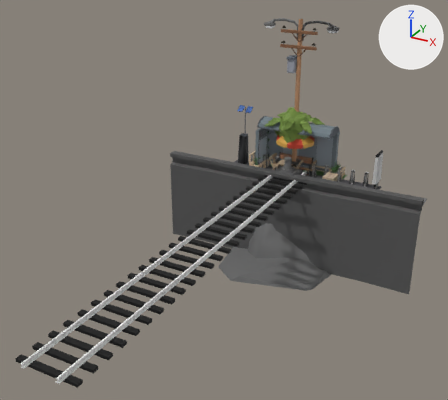
The Blender file models/street-props/street-props.blend, before and after one commit.
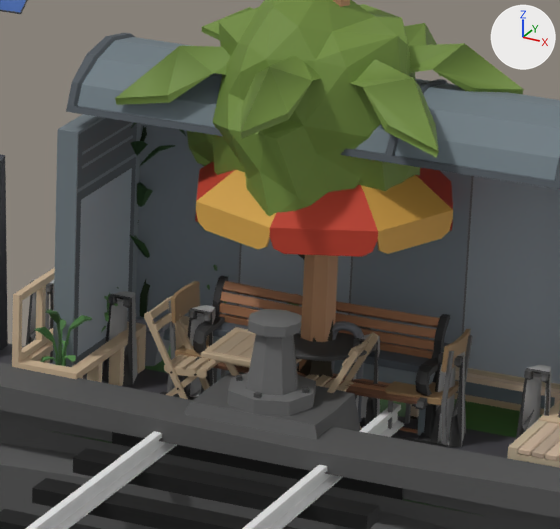
Old and new are each drawn whole from a camera (50 mm lens) standing at (12.57, -31.14, 12.95) and looking at (0.39, -9.0, 1.88) and again close up on the part from 55% to 74% of the width and 28% to 47% of the height. Every picture has the same lights, and +X, +Y and +Z are marked at upper right.

The scene before the commit, as lines of its bpy script (objects in view):
```python
me_bench_orientation_center = bpy.data.meshes.new('bench_orientation_center')
me_bench_orientation_center.from_pydata(...)  # 324 vertices, 366 faces; spans x -0.99..1.09, y -0.32..0.32, z 0.0..0.74
me_bench_orientation_center.materials.append(mat_atlas_colors)  # picture img_atlas_colors_diffuse_jpg
me_parklet = bpy.data.meshes.new('parklet')
me_parklet.from_pydata(...)  # 3641 vertices, 3801 faces; spans x -491.0..44.0, y -72.0..184.0, z -41.0..200.0
me_parklet.materials.append(mat_atlas_colors)  # picture img_atlas_colors_diffuse_jpg
me_sea_wall = bpy.data.meshes.new('sea_wall')
me_sea_wall.from_pydata(...)  # 233 vertices, 358 faces; spans x -7.46..7.54, y -4.72..0.0, z -5.24..1.26
me_sea_wall.polygons.foreach_set('use_smooth', [True] * 358)
me_sea_wall.materials.append(mat_atlas_colors)  # picture img_atlas_colors_diffuse_jpg
ob_bench_orientation_center = bpy.data.objects.new('bench_orientation_center', me_bench_orientation_center)
ob_bench_orientation_center.location = (0.0, 0.0, 0.0)
ob_parklet = bpy.data.objects.new('parklet', me_parklet)
ob_parklet.location = (2.349, -0.526, 0.404)
ob_parklet.scale = (0.01, 0.01, 0.01)
ob_sea_wall = bpy.data.objects.new('sea_wall', me_sea_wall)
ob_sea_wall.location = (0.0, 0.0, 0.0)
# also in view: 'outdoor_dining' at (0.0, 0.0, 1.32); 'palmtree' at (-0.09, 0.0, 1.73); 'park_bench' at (0.0, 0.02, 0.52); 'track' at (0.0, -10.12, 0.16); 'transit-shelter-1' at (0.0, 0.13, 1.53)
```
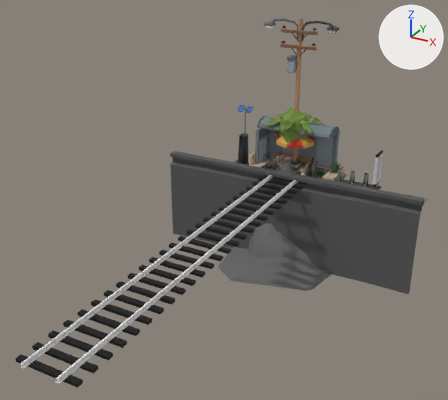
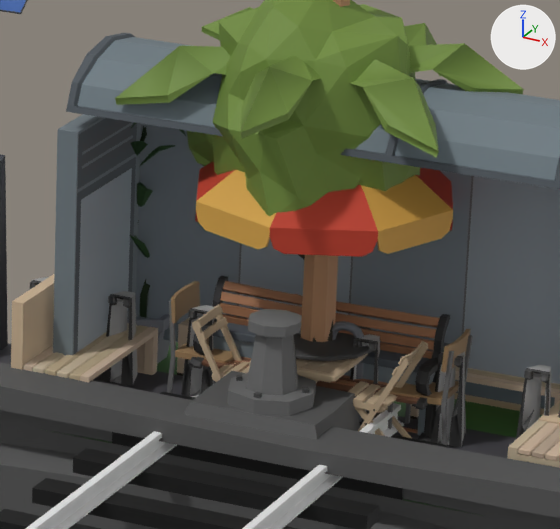
Where the newer file only moved an object's origin or applied its transform, the numbers keep the older frame.

Changed parts and their boxes (x1, y1, x2, y2) in the close-ups (560 x 529 px; the box of a moved part takes in the faces that stretch with it):
'parklet', reshaped
    before: (12, 122, 560, 516)
    after: (11, 122, 560, 516)
part 1 of me_parklet, added
    after: (177, 322, 189, 376)
part 2 of me_parklet, added (brown)
    after: (69, 325, 149, 380)
part 3 of me_parklet, added (brown)
    after: (11, 274, 54, 370)
part 4 of me_parklet, added (beige)
    after: (57, 323, 137, 378)
part 5 of me_parklet, added
    after: (33, 352, 65, 373)
part 6 of me_parklet, added (brown)
    after: (23, 327, 158, 382)
part 7 of me_parklet, moved or reshaped (not visible afterwards)
    before: (225, 363, 240, 376)
part 8 of me_parklet, moved or reshaped
    before: (214, 359, 250, 368)
    after: (300, 375, 331, 383)
part 9 of me_parklet, moved or reshaped
    before: (200, 327, 302, 366)
    after: (249, 354, 368, 381)
part 10 of me_parklet, moved or reshaped (not visible before)
    after: (386, 408, 411, 438)
part 11 of me_parklet, moved or reshaped
    before: (316, 375, 332, 387)
    after: (353, 384, 381, 403)
part 12 of me_parklet, moved or reshaped
    before: (306, 374, 319, 381)
    after: (348, 381, 369, 396)
part 13 of me_parklet, moved or reshaped
    before: (323, 378, 343, 388)
    after: (365, 387, 385, 406)
part 14 of me_parklet, moved or reshaped
    before: (336, 381, 354, 392)
    after: (380, 394, 397, 409)
part 15 of me_parklet, moved or reshaped
    before: (344, 333, 378, 382)
    after: (375, 342, 428, 418)
part 16 of me_parklet, moved or reshaped (not visible before)
    after: (355, 407, 385, 436)
part 17 of me_parklet, deleted (brown)
    before: (12, 265, 375, 399)
part 18 of me_parklet, built on
    before: (12, 303, 299, 396)
    after: (45, 304, 250, 382)
part 19 of me_parklet, added (brown)
    after: (353, 341, 424, 438)

Diff of the bpy script that builds the scene:
```diff
--- a/models/street-props/street-props.blend.py
+++ b/models/street-props/street-props.blend.py
@@ me_parklet @@
 # used by ob_parklet; location = (2.349, -0.526, 0.404); scale = (0.01, 0.01, 0.01)
-me_parklet.from_pydata(...)  # 3641 vertices, 3801 faces; spans x -491.0..44.0, y -72.0..184.0, z -41.0..200.0
+me_parklet.from_pydata(...)  # 2473 vertices, 2779 faces; spans x -491.0..44.0, y -72.0..184.0, z -41.0..200.0
+# me_parklet part 1: the loose piece of 84 vertices spanning x -170.0..-31.0, y 102.0..163.0, z -40.0..7.0 is copied, and the copy is moved by (-215.0, 0.0, 0.0); it spans x -385.0..-246.0, y 102.0..163.0, z -40.0..7.0
+# me_parklet part 2: the loose piece of 32 vertices spanning x -170.0..-31.0, y 110.0..120.0, z 2.0..7.0 is copied, and the copy is turned 90 degrees about the z axis through its middle, then moved by (-309.0, -100.0, 0.0); it spans x -415.0..-404.0, y -54.0..84.0, z 2.0..7.0
+# me_parklet part 3: a new loose piece, a box spanning x -469.0..-458.0, y -55.0..84.0, z -41.0..62.0, in mat_atlas_colors (picture img_atlas_colors_diffuse_jpg)
+# me_parklet part 4: the loose piece of 32 vertices spanning x -170.0..-31.0, y 121.0..132.0, z 2.0..7.0 is copied, and the copy is turned 90 degrees about the z axis through its middle, then moved by (-320.0, -111.0, 0.0); it spans x -426.0..-416.0, y -54.0..84.0, z 2.0..7.0
+# me_parklet part 5: the loose piece of 32 vertices spanning x -170.0..-31.0, y 144.0..155.0, z 2.0..7.0 is copied, and the copy is turned 90 degrees about the z axis through its middle, then moved by (-343.0, -134.0, 0.0); it spans x -449.0..-439.0, y -54.0..84.0, z 2.0..7.0
+# me_parklet part 6: the loose piece of 84 vertices spanning x -170.0..-31.0, y 102.0..163.0, z -40.0..7.0 is copied, and the copy is turned 90 degrees about the z axis through its middle, then moved by (-326.0, -117.0, 0.0); it spans x -457.0..-396.0, y -54.0..84.0, z -40.0..7.0
+# me_parklet part 7: the loose piece of 10 vertices spanning x -296.0..-245.0, y -4.0..-2.0, z -40.0..28.0 is moved by (44.0, 0.0, 0.0)
+# me_parklet part 8: the loose piece of 12 vertices spanning x -305.0..-240.0, y -6.0..-5.0, z 22.0..28.0 is moved by (44.0, 0.0, 0.0)
+# me_parklet part 9: the loose piece of 68 vertices spanning x -312.0..-234.0, y -15.0..56.0, z 28.0..32.0 is moved by (44.0, 0.0, 0.0)
+# me_parklet part 10: the loose piece of 16 vertices spanning x -227.0..-175.0, y 35.0..38.0, z -40.0..8.0 is moved by (44.0, 0.0, 0.0)
+# me_parklet part 11: the loose piece of 12 vertices spanning x -224.0..-215.0, y 0.0..40.0, z 7.0..10.0 is moved by (44.0, 0.0, 0.0)
+# me_parklet part 12: the loose piece of 12 vertices spanning x -234.0..-226.0, y 0.0..40.0, z 8.0..10.0 is moved by (44.0, 0.0, 0.0)
+# me_parklet part 13: the loose piece of 9 vertices spanning x -214.0..-205.0, y 0.0..40.0, z 6.0..9.0 is moved by (44.0, 0.0, 0.0)
+# me_parklet part 14: the loose piece of 8 vertices spanning x -203.0..-195.0, y 0.0..40.0, z 6.0..8.0 is moved by (44.0, 0.0, 0.0)
+# me_parklet part 15: the loose piece of 10 vertices spanning x -230.0..-177.0, y 40.0..43.0, z -40.0..53.0 is moved by (44.0, 0.0, 0.0)
+# me_parklet part 16: the loose piece of 16 vertices spanning x -227.0..-175.0, y 2.0..5.0, z -40.0..8.0 is moved by (44.0, 0.0, 0.0)
+# me_parklet part 17: 78 loose pieces with 1727 vertices, spanning x -469.0..-177.0, y -53.0..174.0, z -41.0..68.0, are deleted
+# me_parklet part 18: 164 vertices removed from x -469.0..-280.0, y -53.0..163.0, z -40.0..43.0; 377 vertices added at x -437.0..-246.0, y -54.0..174.0, z -41.0..62.0
+# me_parklet part 19: 74 vertices added at x -190.0..-132.0, y -4.0..43.0, z -40.0..54.0
 me_parklet.materials.append(mat_atlas_colors)
```
